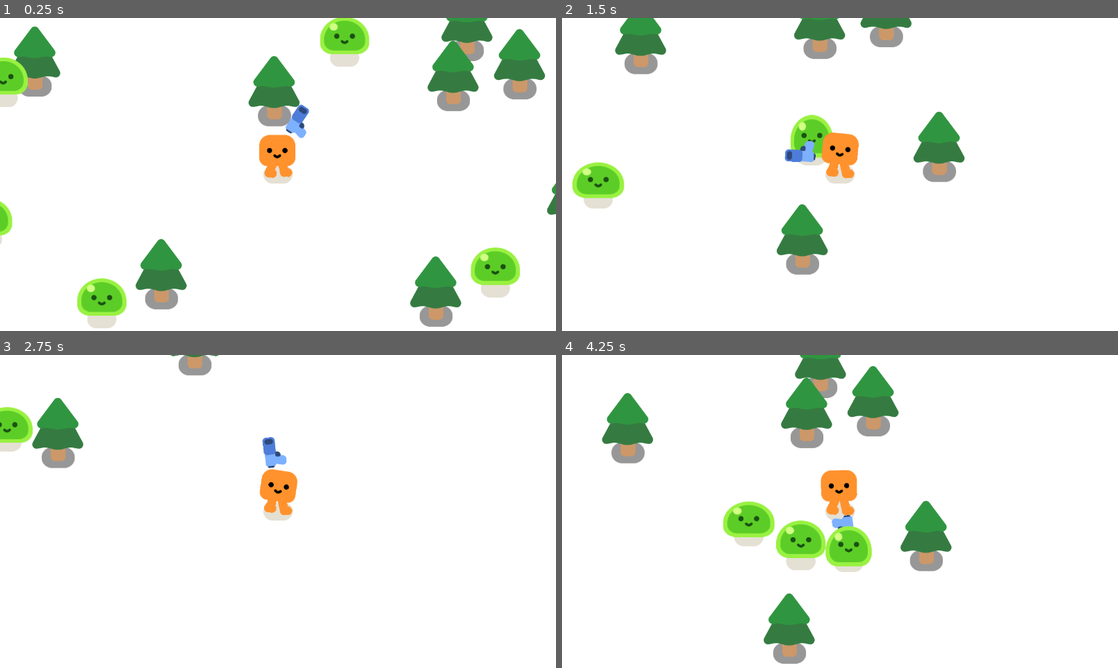
Above: before the commit, frames 1-4 (two rows, left to right).
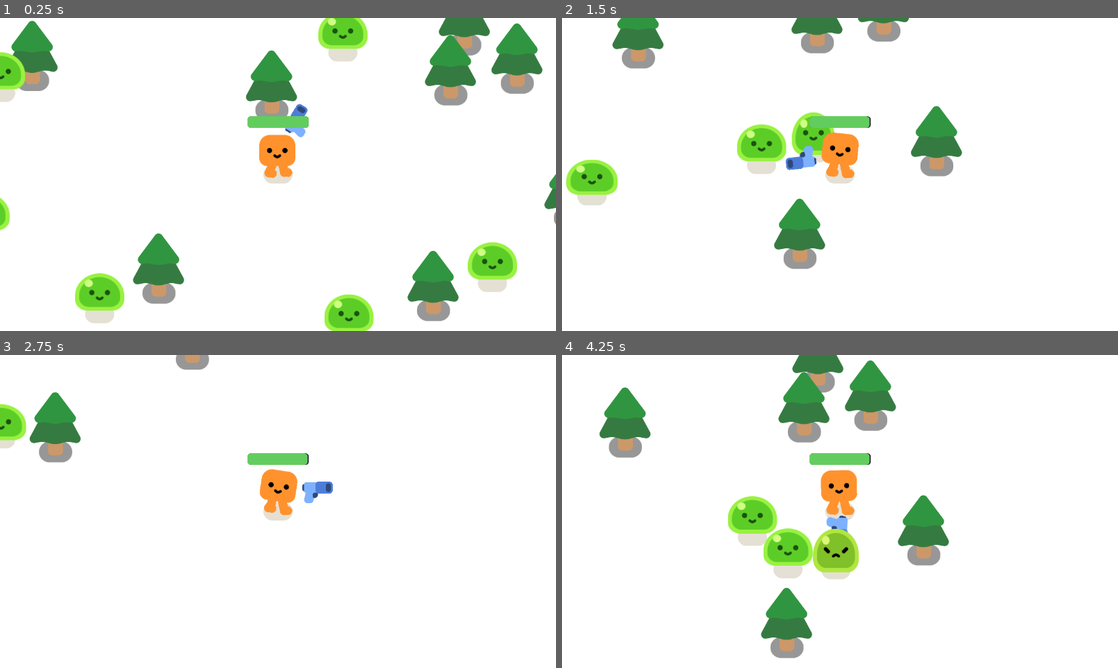
Above: after the commit, the same moments.

Repository: Nexilios/survivor-like
Game: Godot game, scene res://scenes/survivors_game.tscn
The game is run twice, just before and just after one commit, with the same random seed, the same clock (stepped at 60 frames per second) and the same inputs.
Inputs (mouse positions are in pixels of both pictures, inside the frame that each line leads up to):
- Up to frame 1 (0.25 s): no input
- Up to frame 2 (1.5 s): move the mouse to (962, 158) at 0.52 s; hold D (move_right) 0.53-1.28 s; move the mouse to (728, 190) at 1.27 s; hold S (move_down) from 1.28 s (still down)
- Up to frame 3 (2.75 s): move the mouse to (333, 442) at 2.02 s; release S (move_down) at 2.03 s; hold D (move_right) from 2.03 s (still down)
- Up to frame 4 (4.25 s): move the mouse to (812, 574) at 2.77 s; release D (move_right) at 2.78 s; hold W (move_up) 2.78-3.53 s; move the mouse to (1006, 558) at 3.52 s; hold A (move_left) from 3.53 s (still down)

The runs differ from the first frame. In frame 1, 8.7% of the frame differs, in the area x 0-100%, y 0-100%; in frame 2, 5.8%; in frame 3, 2.2%; in frame 4, 7.8%.

Commit message:
Bugfix and added Player damage hitbox
- Fixed player DAMAGE_RATE being set to 0 in the game scene
- Added hitbox mechanics to Player
- Added health bar to Player
- Gun now will snap back to default rotation if there are no mobs inside the detection area
- HealthComponent now will return a Dictionary containing the information of the entity health properties such as Dead and current Health

Diff:
--- a/scenes/player.tscn
+++ b/scenes/player.tscn
@@ -17,10 +17,28 @@
 transition = 0
 ease = 2
 
+[sub_resource type="CircleShape2D" id="CircleShape2D_15jb1"]
+radius = 36.0555
+
+[sub_resource type="StyleBoxFlat" id="StyleBoxFlat_jctpk"]
+bg_color = Color(0.152941, 0.168627, 0.188235, 1)
+corner_radius_top_left = 8
+corner_radius_top_right = 8
+corner_radius_bottom_right = 8
+corner_radius_bottom_left = 8
+
+[sub_resource type="StyleBoxFlat" id="StyleBoxFlat_s0poo"]
+bg_color = Color(0.388235, 0.8, 0.372549, 1)
+corner_radius_top_left = 8
+corner_radius_top_right = 8
+corner_radius_bottom_right = 8
+corner_radius_bottom_left = 8
+
 [node name="Player" type="CharacterBody2D" node_paths=PackedStringArray("health_component")]
 platform_floor_layers = 0
 script = ExtResource("1_3j00y")
 health_component = NodePath("HealthComponent")
+damage_rate = 20.0
 
 [node name="HappyBoo" parent="." instance=ExtResource("1_1u3s1")]
 unique_name_in_owner = true
@@ -44,3 +62,24 @@
 position = Vector2(0, -46)
 
 [node name="HealthComponent" parent="." instance=ExtResource("7_yrgnw")]
+MAX_HEALTH = 100.0
+
+[node name="HurtBox" type="Area2D" parent="."]
+unique_name_in_owner = true
+collision_layer = 0
+collision_mask = 2
+
+[node name="CollisionShape2D" type="CollisionShape2D" parent="HurtBox"]
+shape = SubResource("CircleShape2D_15jb1")
+debug_color = Color(0.813012, 0, 0.293786, 0.42)
+
+[node name="ProgressBar" type="ProgressBar" parent="."]
+unique_name_in_owner = true
+offset_left = -70.0
+offset_top = -134.0
+offset_right = 71.0
+offset_bottom = -107.0
+theme_override_styles/background = SubResource("StyleBoxFlat_jctpk")
+theme_override_styles/fill = SubResource("StyleBoxFlat_s0poo")
+value = 100.0
+show_percentage = false
--- a/scenes/survivors_game.tscn
+++ b/scenes/survivors_game.tscn
@@ -13,9 +13,6 @@
 [node name="ColorRect" type="ColorRect" parent="CanvasLayer"]
 offset_right = 1914.0
 offset_bottom = 1076.0
-
-[node name="Player" parent="." instance=ExtResource("1_v8mko")]
-position = Vector2(949, 543)
 
 [node name="PineTree" parent="." instance=ExtResource("2_iibvp")]
 position = Vector2(390, 333)
@@ -55,3 +52,9 @@
 
 [node name="Mob5" parent="." instance=ExtResource("3_mykut")]
 position = Vector2(284, 341)
+
+[node name="Mob6" parent="." instance=ExtResource("3_mykut")]
+position = Vector2(1149, 989)
+
+[node name="Player" parent="." instance=ExtResource("1_v8mko")]
+position = Vector2(955, 556)
--- a/scripts/gun.gd
+++ b/scripts/gun.gd
@@ -7,6 +7,9 @@
 	if enemies_in_range.size() > 0:
 		var target_enemy = enemies_in_range.front()
 		look_at(target_enemy.global_position)
+	else:
+		global_rotation = 0
+
 
 func shoot():
 	const BULLET: PackedScene = preload("res://scenes/bullet.tscn")
--- a/scripts/health.gd
+++ b/scripts/health.gd
@@ -7,13 +7,21 @@
 func _ready():
 	health = MAX_HEALTH
 
-func take_damage():
-	health -= 1
+func take_damage(damage: float) -> Dictionary:
+	health -= damage
+
+	var health_state: Dictionary = { "Dead" : false, "Health": health }
 
 	if health <= 0:
 		const SMOKE_SCENE = preload("res://assets/smoke_explosion/smoke_explosion.tscn")
 		var smoke = SMOKE_SCENE.instantiate()
 		smoke.global_position = get_parent().global_position
 		get_parent().get_parent().add_child(smoke)
+		get_parent().queue_free()
 
-		get_parent().queue_free()
+		health_state.Dead = true
+		health_state.make_read_only()
+		return health_state
+
+	health_state.make_read_only()
+	return health_state
--- a/scripts/mob.gd
+++ b/scripts/mob.gd
@@ -15,4 +15,4 @@
 	%Slime.play_hurt()
 
 	if health_component:
-		health_component.take_damage()
+		health_component.take_damage(1.0)
--- a/scripts/player.gd
+++ b/scripts/player.gd
@@ -1,8 +1,13 @@
-class_name SurvivorsPlayer
-
 extends CharacterBody2D
 
 @export var health_component: HealthComponent
+@export var damage_rate: float
+
+signal health_depleted
+
+func _ready() -> void:
+	if health_component:
+		%ProgressBar.max_value = health_component.MAX_HEALTH
 
 func _physics_process(delta):
 	const speed: float = 600.0
@@ -14,3 +19,11 @@
 		%HappyBoo.play_walk_animation()
 	else:
 		%HappyBoo.play_idle_animation()
+
+	var overlapping_mobs = %HurtBox.get_overlapping_bodies()
+	if overlapping_mobs.size() > 0:
+		if health_component:
+			var health_state: Dictionary = health_component.take_damage(damage_rate * overlapping_mobs.size() * delta)
+			%ProgressBar.value = health_state.get("Health")
+			if health_state.get("Dead"):
+				health_depleted.emit()
Not shown: 1 places in scenes/player.tscn that only renumber resources
